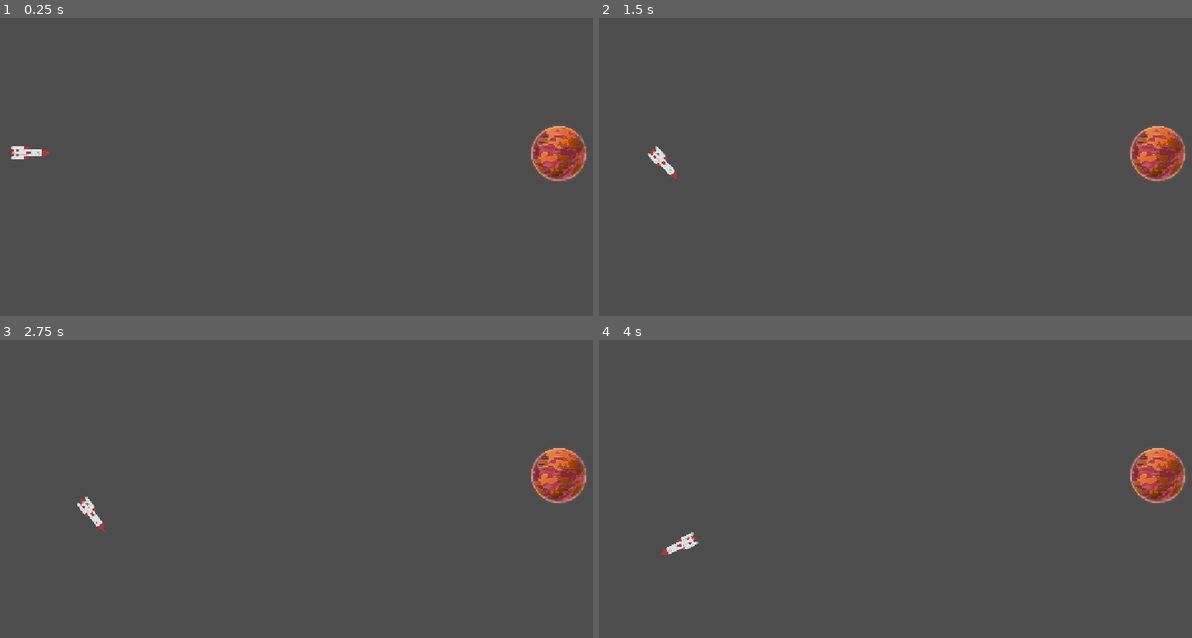
Above: before the commit, frames 1-4 (two rows, left to right).
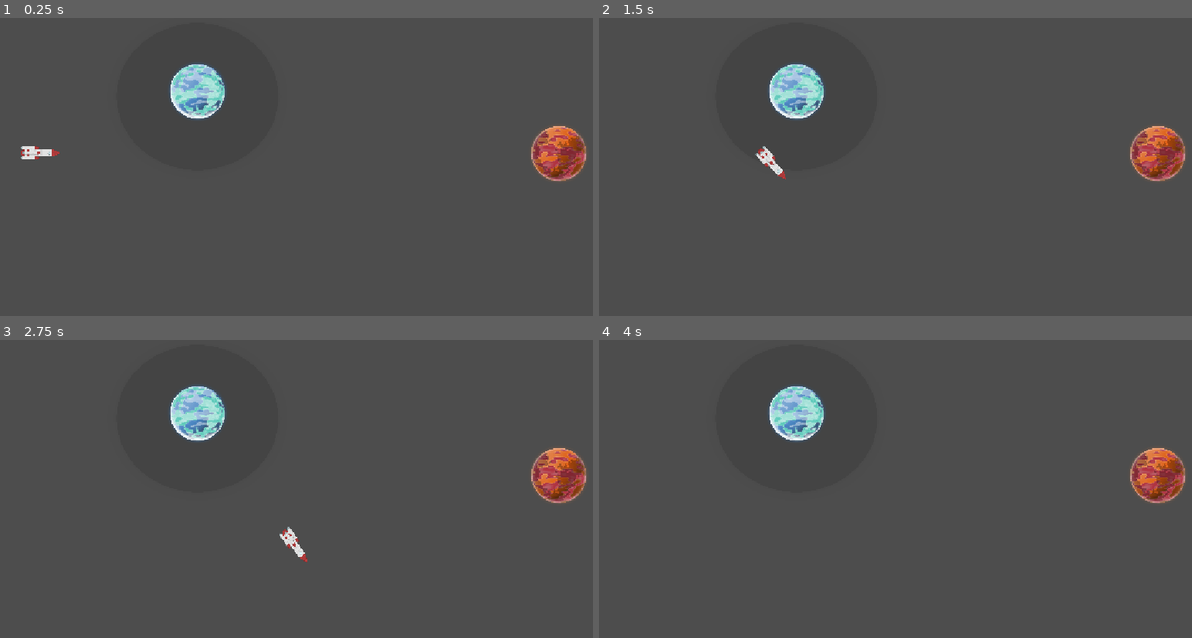
Above: after the commit, the same moments.

Repository: gilad905/space-jam
Game: Godot game, scene res://scenes/main.tscn
Same seed, same stepped clock (60 frames per second), same inputs: the game is played once before the commit and once after it.
Inputs:
- Up to frame 1 (0.25 s): no input
- Up to frame 2 (1.5 s): hold Right (ui_right) 0.53-1.28 s; hold Left (ui_left) from 1.28 s (still down)
- Up to frame 3 (2.75 s): release Left (ui_left) at 2.03 s; hold Right (ui_right) from 2.03 s (still down)
- Up to frame 4 (4 s): release Right (ui_right) at 3.53 s; hold Left (ui_left) from 3.53 s (still down)

The runs differ from the first frame. In frame 1, 1.6% of the frame differs, in the area x 1-39%, y 15-48%; in frame 2, 1.8%, in the area x 8-39%, y 15-55%; in frame 3, 1.8%; in frame 4, 1.6%.

Commit message:
new movment

Diff:
--- a/src/project.godot
+++ b/src/project.godot
@@ -20,6 +20,12 @@
 window/stretch/mode="canvas_items"
 window/stretch/aspect="expand"
 
+[layer_names]
+
+2d_physics/layer_1="player"
+2d_physics/layer_2="walls"
+2d_physics/layer_3="goal"
+
 [physics]
 
 3d/physics_engine="Jolt Physics"
--- a/src/scenes/main.tscn
+++ b/src/scenes/main.tscn
@@ -4,6 +4,10 @@
 [ext_resource type="Script" uid="uid://i43wb1l1dspn" path="res://scripts/main.gd" id="1_jyhfs"]
 [ext_resource type="Texture2D" uid="uid://bpk8jle8p5bx2" path="res://assets/spaceRockets_001.png" id="2_sugp2"]
 [ext_resource type="Texture2D" uid="uid://b4l4niem3upbv" path="res://assets/planet02.png" id="3_jyhfs"]
+[ext_resource type="PackedScene" uid="uid://rfy78v3wpwpy" path="res://scenes/planets/Planet_Basic.tscn" id="4_jyhfs"]
+
+[sub_resource type="CircleShape2D" id="CircleShape2D_qw2ki"]
+radius = 50.27
 
 [sub_resource type="CapsuleShape2D" id="CapsuleShape2D_sugp2"]
 radius = 6.0
@@ -13,18 +17,41 @@
 radius = 12.0
 height = 40.0
 
-[sub_resource type="CircleShape2D" id="CircleShape2D_qw2ki"]
-radius = 50.27
-
 [node name="Main" type="Node2D" unique_id=62847045]
 script = ExtResource("1_jyhfs")
+
+[node name="Goal" type="Area2D" parent="." unique_id=1630456284]
+position = Vector2(1087, 345)
+
+[node name="CollisionShape2D" type="CollisionShape2D" parent="Goal" unique_id=756902463]
+shape = SubResource("CircleShape2D_qw2ki")
+
+[node name="Sprite2D" type="Sprite2D" parent="Goal" unique_id=505986330]
+scale = Vector2(0.1, 0.1)
+texture = ExtResource("3_jyhfs")
+
+[node name="losing" type="Label" parent="." unique_id=696237446]
+visible = false
+offset_left = 407.0
+offset_top = 314.0
+offset_right = 694.0
+offset_bottom = 369.0
+theme_override_font_sizes/font_size = 40
+text = "YOU CRASHED!"
+horizontal_alignment = 1
+vertical_alignment = 1
+
+[node name="Planets" type="Node2D" parent="." unique_id=1178352443]
+position = Vector2(1087, 345)
+
+[node name="Planet" parent="Planets" unique_id=1218271996 instance=ExtResource("4_jyhfs")]
+position = Vector2(-675, -116)
 
 [node name="Player" type="RigidBody2D" parent="." unique_id=1514733619]
 position = Vector2(89, 344)
 rotation = 1.5707964
-linear_damp = 10.0
 script = ExtResource("1_0wfyh")
-forward_force = 600.0
+max_speed = 200.0
 
 [node name="CollisionShape2D" type="CollisionShape2D" parent="Player" unique_id=1907273118]
 shape = SubResource("CapsuleShape2D_sugp2")
@@ -38,25 +65,4 @@
 scale = Vector2(0.2, 0.2)
 texture = ExtResource("2_sugp2")
 
-[node name="Goal" type="Area2D" parent="." unique_id=1630456284]
-position = Vector2(1087, 345)
-
-[node name="CollisionShape2D" type="CollisionShape2D" parent="Goal" unique_id=756902463]
-shape = SubResource("CircleShape2D_qw2ki")
-
-[node name="Sprite2D" type="Sprite2D" parent="Goal" unique_id=505986330]
-scale = Vector2(0.1, 0.1)
-texture = ExtResource("3_jyhfs")
-
-[node name="LabelCrashed" type="Label" parent="." unique_id=696237446]
-visible = false
-offset_left = 407.0
-offset_top = 314.0
-offset_right = 694.0
-offset_bottom = 369.0
-theme_override_font_sizes/font_size = 40
-text = "YOU CRASHED!"
-horizontal_alignment = 1
-vertical_alignment = 1
-
 [connection signal="body_entered" from="Player" to="Player" method="_on_body_entered"]
--- a/src/scripts/player.gd
+++ b/src/scripts/player.gd
@@ -2,10 +2,13 @@
 
 @export var forward_force: float = 300.0
 @export var turn_torque: float = 1200.0
-var crashed: bool = false
+@export var min_speed: float = 100.0
+@export var max_speed: float = 400.0
+
+var stopped: bool = false
 
 func _physics_process(_delta: float) -> void:
-	if crashed:
+	if stopped:
 		return
 
 	# 1. Constant forward thrust along local UP
@@ -17,6 +20,15 @@
 	if turn_input != 0.0:
 		apply_torque(turn_input * turn_torque)
 
+	if linear_velocity.length() > max_speed:
+		linear_velocity = linear_velocity.normalized() * max_speed
+	if linear_velocity.length() < min_speed:
+		linear_velocity = linear_velocity.normalized() * min_speed
+
 func _on_body_entered(body: Node) -> void:
-	if body.is_in_group("obstacle"):
-		crashed = true
+	if body.is_in_group("walls"):
+		stopped = true
+		$"../losing".visible = true
+	elif body.is_in_group("goal"):
+		stopped = true
+		$"../winning".visible = true
